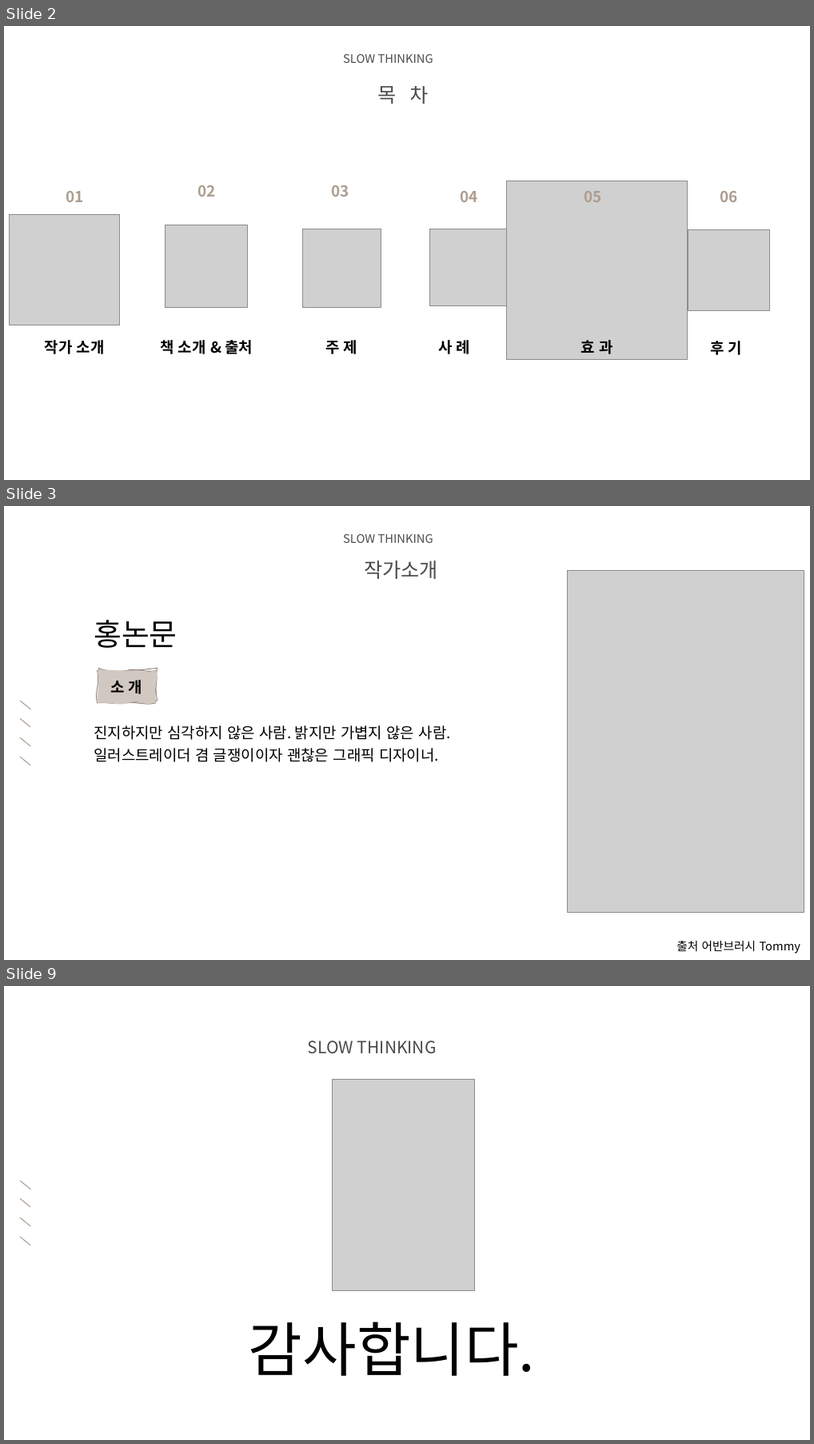
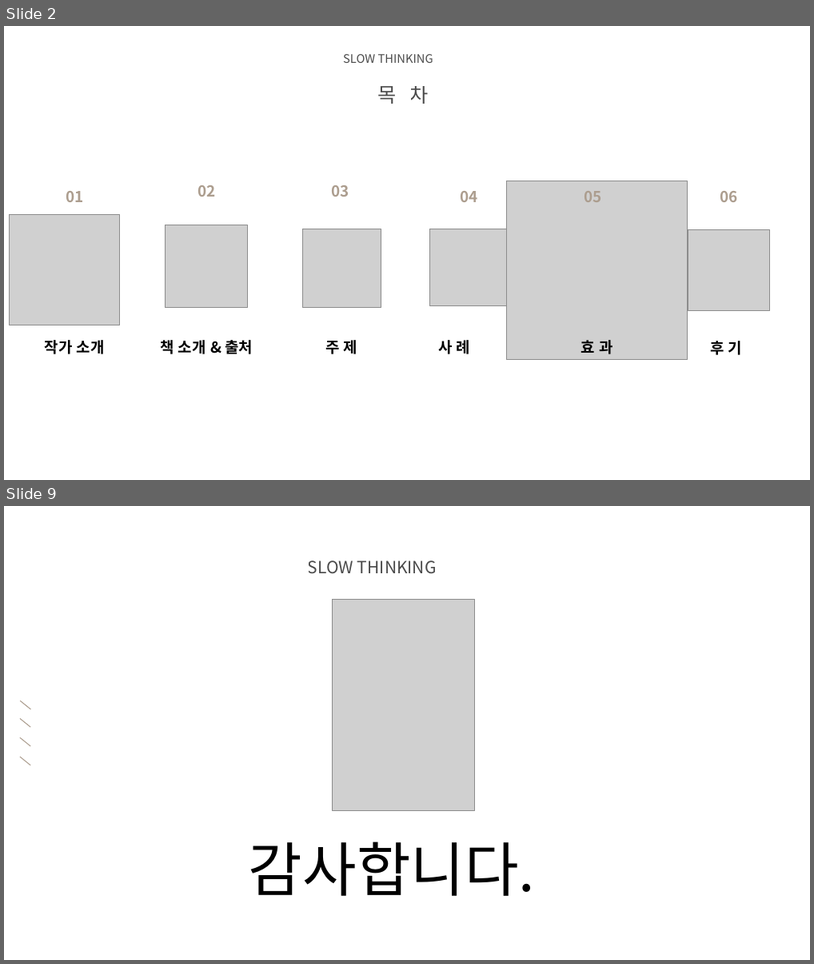
Before and after one commit to audgks5551/ppt, a slide deck: 2조.pptx. Shown one above the other, each under a label of ours: slides 2, 3 and 9 before the commit, slides 2 and 9 after it; the slides between them are not shown. The pictures are 814x1444 and 814x964 pixels, drawn with LibreOffice and Linux fonts; fonts in the diff are those of the drawing; grey boxes stand for pictures; background and template pictures are left out. Boxes give left, top, right and bottom in pixels: in the first picture for what was removed or moved away, otherwise in the second. Text is boxed around its words. In the diff, an @@ line names an element or a change of style, - is before the commit and + after.

```diff
--- a/2조.pptx
+++ b/2조.pptx
@@ slide 3 removed at bbox=[4, 506, 810, 960], background picture (left out) @@
@@ text removed at bbox=[343, 534, 434, 543] @@
-SLOW THINKING
@@ text removed at bbox=[364, 560, 438, 579] @@
-작가소개
@@ picture removed at bbox=[568, 570, 804, 912] @@
@@ text removed at bbox=[94, 620, 177, 648] @@
-홍논문
@@ freeform shape removed at bbox=[97, 671, 156, 703] @@
@@ freeform shape removed at bbox=[99, 668, 158, 700] @@
@@ text removed at bbox=[110, 680, 142, 694] @@
-소 개
@@ group removed at bbox=[20, 700, 30, 765]: 4 lines @@
@@ text removed at bbox=[94, 725, 451, 762] @@
-진지하지만 심각하지 않은 사람. 밝지만 가볍지 않은 사람.
-일러스트레이더 겸 글쟁이이자 괜찮은 그래픽 디자이너.
@@ text removed at bbox=[677, 940, 802, 953] @@
-출처 어반브러시 Tommy
```
Also in this commit, not shown: 3 slides changed, 3 slides added, 2 other slides removed.
